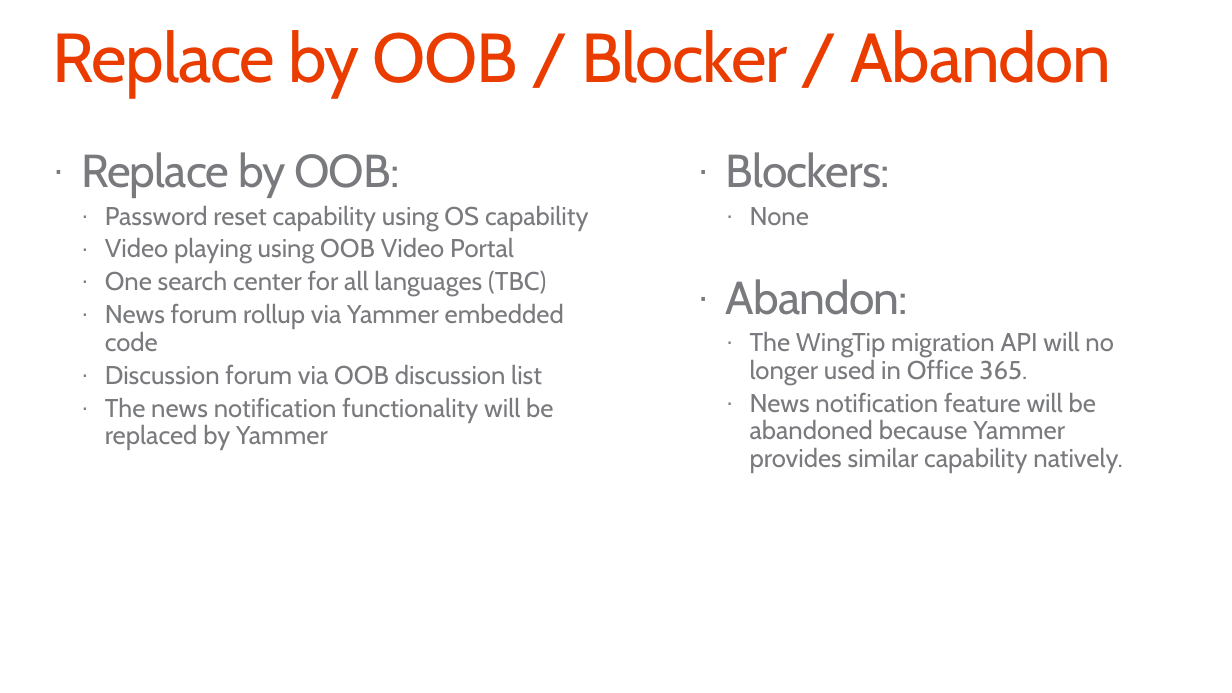
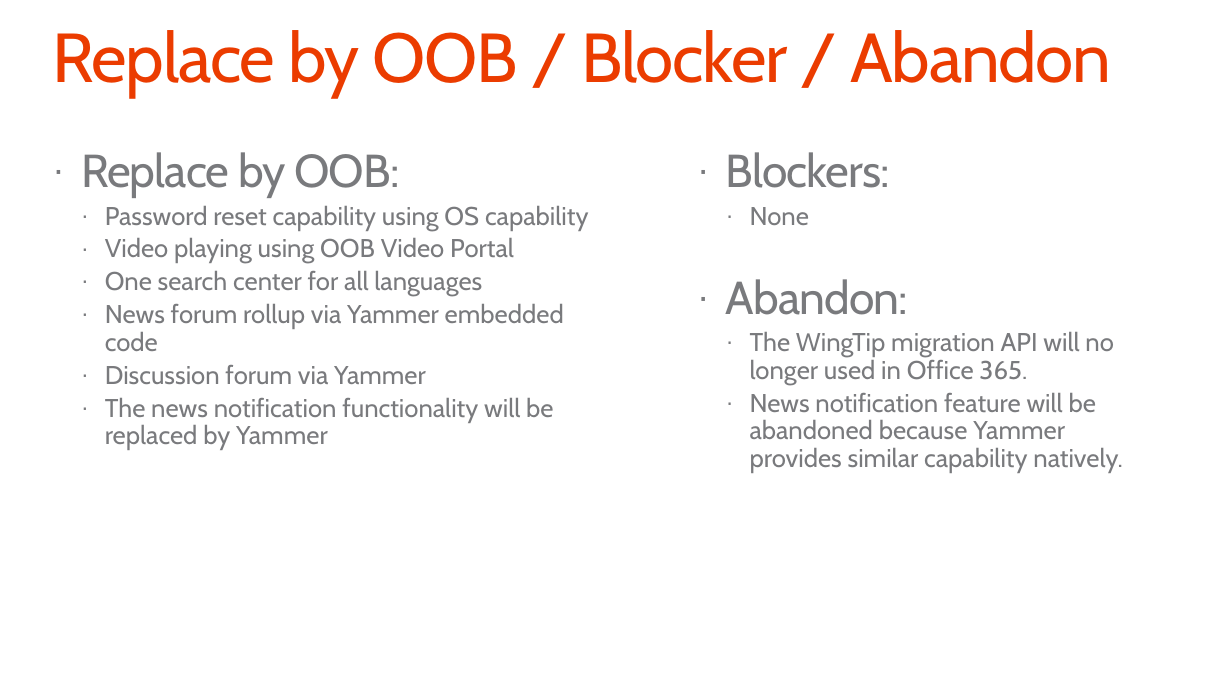
Before and after one commit to SharePoint/PnP-Guidance, a slide deck: slide 42 of PnP Transformation Process/Samples/PnP Transformation - Solution Assessment Report - Contoso.pptx. Drawn at 1232x693 pixels with LibreOffice and Linux fonts; fonts in the diff are those of the drawing; background and template pictures are left out. Boxes give left, top, right and bottom in pixels: in the first picture for what was removed or moved away, otherwise in the second. Text is boxed around its words. In the diff, an @@ line names an element or a change of style, - is before the commit and + after.

```diff
--- a/PnP Transformation Process/Samples/PnP Transformation - Solution Assessment Report - Contoso.pptx
+++ b/PnP Transformation Process/Samples/PnP Transformation - Solution Assessment Report - Contoso.pptx
@@ text at [105,271,482,296]: text changed @@
-  · One search center for all languages (TBC)
+  · One search center for all languages
@@ text at [105,365,426,384]: text changed @@
-  · Discussion forum via OOB discussion list
+  · Discussion forum via Yammer
```
Also in this commit, not shown: 8 other slides changed, 5 other files.
